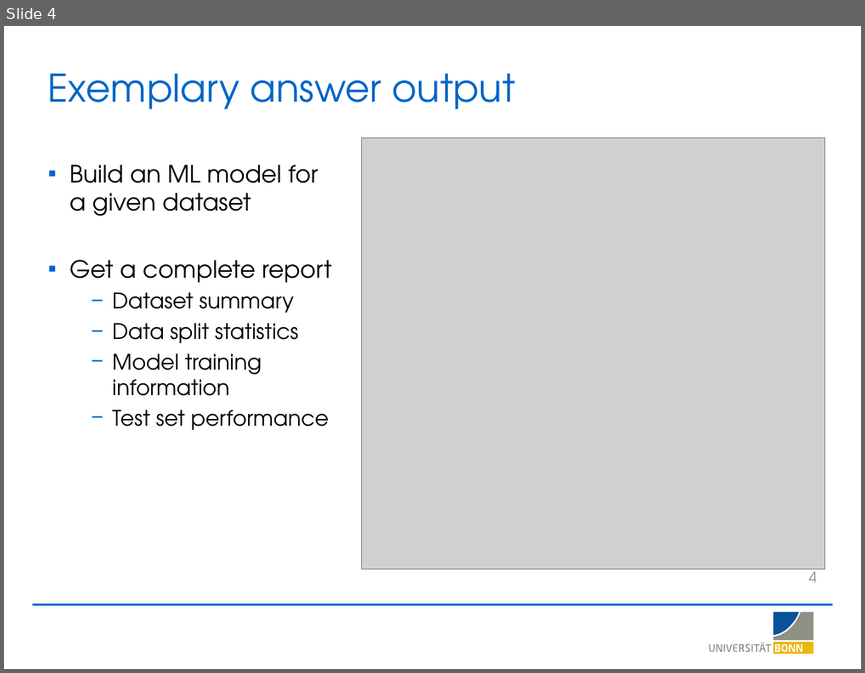
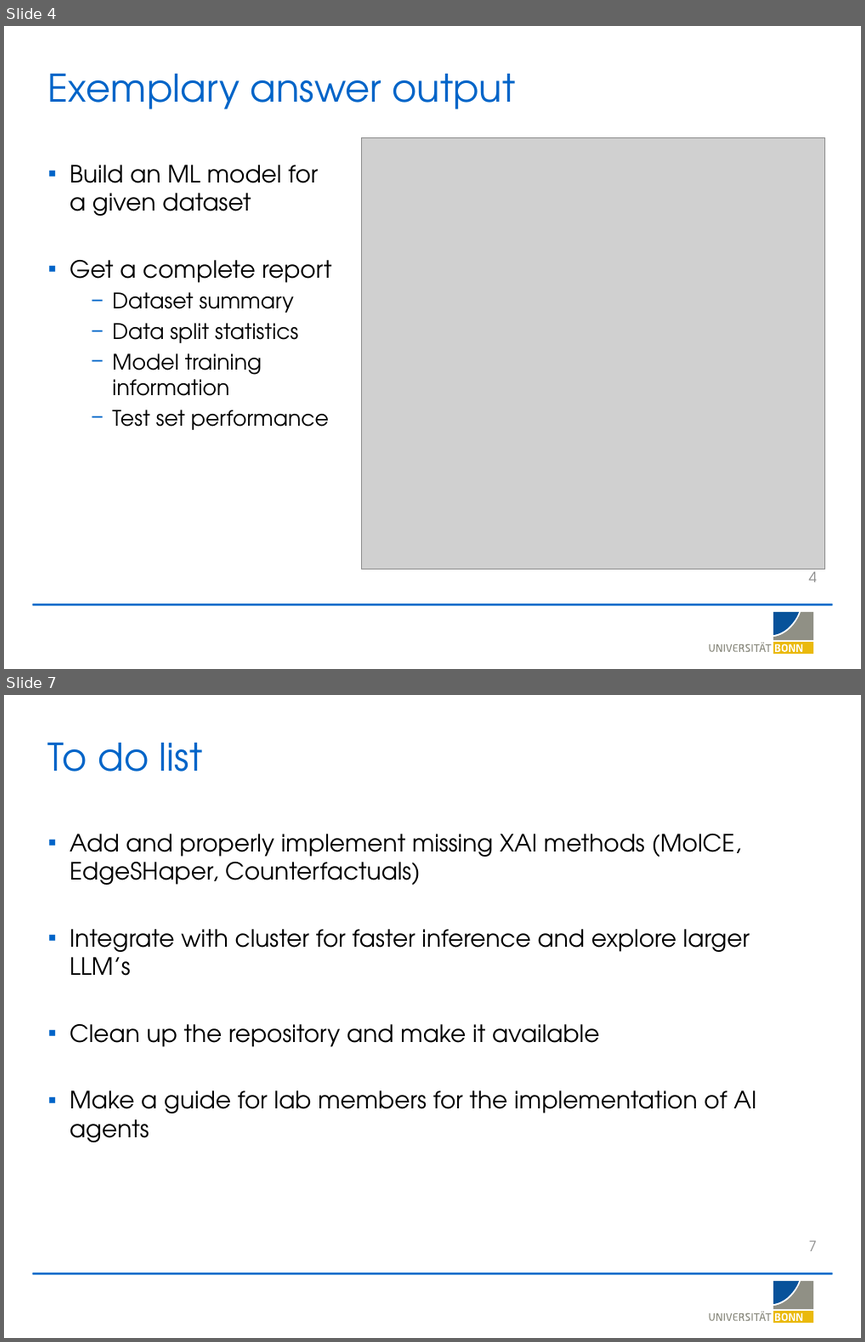
Before and after one commit to LSI-Uni-Bonn/ChemicHAL, a slide deck: slides/AI_Agent_Explainability.pptx. Shown one above the other, each under a label of ours: slide 4 before the commit, slides 4 and 7 after it; the slides between them are not shown. The pictures are 865x673 and 865x1342 pixels, drawn with LibreOffice and Linux fonts; fonts in the diff are those of the drawing; grey boxes stand for pictures; background and template pictures are left out. Boxes give left, top, right and bottom in pixels: in the first picture for what was removed or moved away, otherwise in the second. Text is boxed around its words. In the diff, an @@ line names an element or a change of style, - is before the commit and + after.

```diff
--- a/slides/AI_Agent_Explainability.pptx
+++ b/slides/AI_Agent_Explainability.pptx
@@ slide 7 added at box(4, 695, 861, 1338), background #FFFFFF; not listed: 20 template elements that a slide beside it also shows @@
@@ title added at box(48, 743, 203, 771), 32 pt, text #0064C8 @@
+To do list
@@ text added at box(69, 834, 756, 1142), 20 pt, text #000000 @@
+▪ Add and properly implement missing XAI methods (MolCE, EdgeSHaper, Counterfactuals)
+▪ Integrate with cluster for faster inference and explore larger LLM’s
+▪ Clean up the repository and make it available
+▪ Make a guide for lab members for the implementation of AI agents
@@ page number added at box(809, 1240, 817, 1251), 12 pt, text #8B8B8B @@
+7
```
Also in this commit, not shown: 2 slides changed, 2 other slides added, 1 other file.
